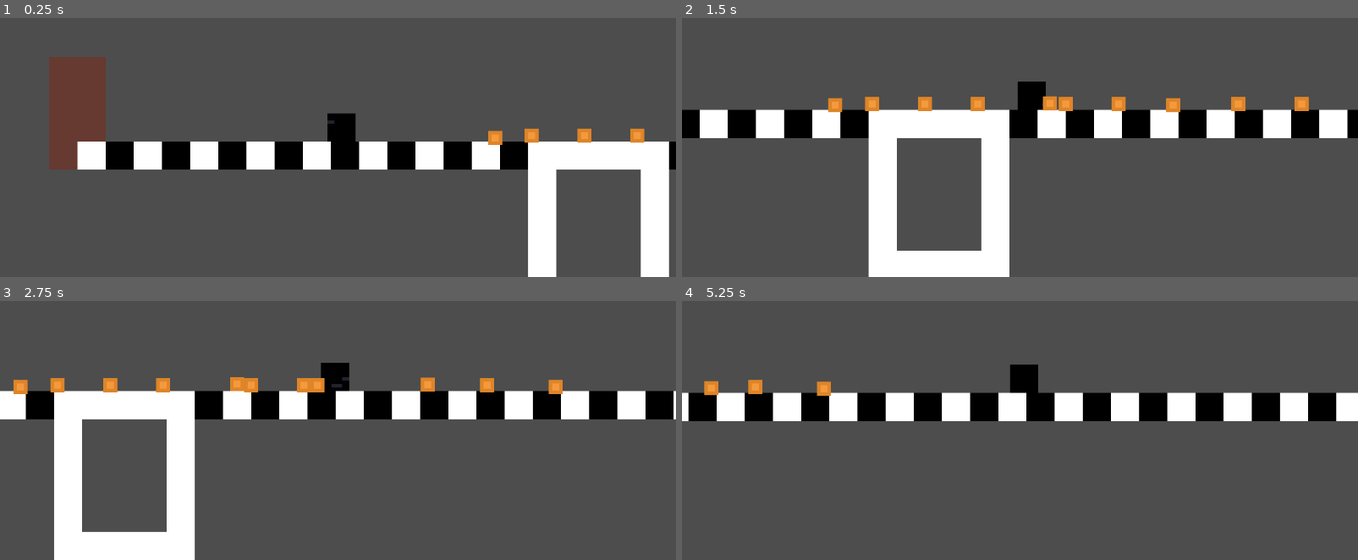
Above: before the commit, frames 1-4 (two rows, left to right).
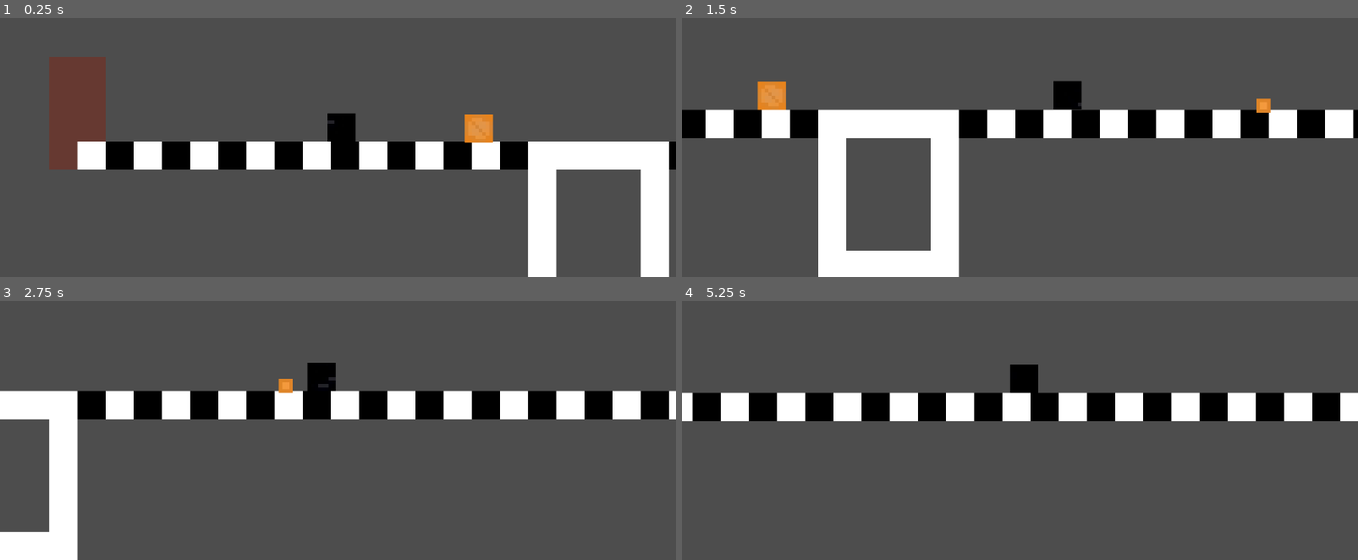
Above: after the commit, the same moments.

Repository: AzmainAhnaf/Speed-Jam-1
Game: Godot game, scene res://scenes/game.tscn
Two runs of this game, one before a commit and one after it. Both use one fixed random seed, a clock stepped at 60 frames per second and the inputs below.
Inputs:
- Up to frame 1 (0.25 s): no input
- Up to frame 2 (1.5 s): hold D (Move_right) from 0.53 s (still down); tap Space (Jump) at 0.77 s
- Up to frame 3 (2.75 s): tap Space (Jump) at 1.52 s; release D (Move_right) at 2.03 s; hold A (Move_left) from 2.03 s (still down)
- Up to frame 4 (5.25 s): release A (Move_left) at 2.78 s; hold D (Move_right) 2.78-4.28 s; tap Space (Jump) at 3.02, 3.77, 4.52 s; hold A (Move_left) 4.28-5.03 s; hold D (Move_right) from 5.03 s (still down)

The runs differ from the first frame. In frame 1, 0.9% of the frame differs, in the area x 68-96%, y 37-50%; in frame 2, 14%, in the area x 2-100%, y 24-100%; in frame 3, 10%; in frame 4, 2.2%.

Commit message:
Implemented movable box with rigidbody
heavier and bigger than small_box

Diff:
--- /dev/null
+++ b/scenes/box.tscn
@@ -0,0 +1,18 @@
+[gd_scene load_steps=4 format=3 uid="uid://ckelbqcvomnd5"]
+
+[ext_resource type="Script" path="res://scripts/small_box.gd" id="1_0snyy"]
+[ext_resource type="Texture2D" uid="uid://d0l2hw2gtv5lp" path="res://assets/sprites/Box.jpeg" id="1_bphe1"]
+
+[sub_resource type="RectangleShape2D" id="RectangleShape2D_4j584"]
+size = Vector2(8, 8)
+
+[node name="Box" type="RigidBody2D"]
+position = Vector2(9, 4)
+mass = 0.4
+script = ExtResource("1_0snyy")
+
+[node name="Sprite2D" type="Sprite2D" parent="."]
+texture = ExtResource("1_bphe1")
+
+[node name="CollisionShape2D" type="CollisionShape2D" parent="."]
+shape = SubResource("RectangleShape2D_4j584")
--- a/scenes/game.tscn
+++ b/scenes/game.tscn
@@ -1,9 +1,10 @@
-[gd_scene load_steps=7 format=3 uid="uid://ccsgrrqmusfgb"]
+[gd_scene load_steps=8 format=3 uid="uid://ccsgrrqmusfgb"]
 
 [ext_resource type="Script" path="res://scripts/restart.gd" id="1_jek2o"]
 [ext_resource type="PackedScene" uid="uid://dbec3d5jx4ugc" path="res://scenes/player.tscn" id="1_uouon"]
 [ext_resource type="Texture2D" uid="uid://src50b5lkno5" path="res://assets/sprites/Tileset.png" id="2_vbvfb"]
 [ext_resource type="PackedScene" uid="uid://iimeofyns3k8" path="res://scenes/small_box.tscn" id="3_dsomg"]
+[ext_resource type="PackedScene" uid="uid://ckelbqcvomnd5" path="res://scenes/box.tscn" id="5_ab147"]
 
 [sub_resource type="TileSetAtlasSource" id="TileSetAtlasSource_fhgqg"]
 resource_name = "white_tiles"
@@ -162,34 +163,7 @@
 layer_0/tile_data = PackedInt32Array(327670, 0, 0, 327671, 65536, 0, 327672, 0, 0, 327673, 65536, 0, 327674, 0, 0, 3276 …(1697 unchanged characters)…
 
 [node name="RigidBody2D" parent="." instance=ExtResource("3_dsomg")]
-position = Vector2(140, 86)
+position = Vector2(277, 84)
 
-[node name="RigidBody2D2" parent="." instance=ExtResource("3_dsomg")]
-position = Vector2(152, 86)
-
-[node name="RigidBody2D3" parent="." instance=ExtResource("3_dsomg")]
-position = Vector2(167, 86)
-
-[node name="RigidBody2D4" parent="." instance=ExtResource("3_dsomg")]
-position = Vector2(182, 86)
-
-[node name="RigidBody2D5" parent="." instance=ExtResource("3_dsomg")]
-position = Vector2(197, 86)
-
-[node name="RigidBody2D6" parent="." instance=ExtResource("3_dsomg")]
-position = Vector2(207, 86)
-
-[node name="RigidBody2D7" parent="." instance=ExtResource("3_dsomg")]
-position = Vector2(222, 86)
-
-[node name="RigidBody2D8" parent="." instance=ExtResource("3_dsomg")]
-position = Vector2(237, 86)
-
-[node name="RigidBody2D9" parent="." instance=ExtResource("3_dsomg")]
-position = Vector2(256, 86)
-
-[node name="RigidBody2D10" parent="." instance=ExtResource("3_dsomg")]
-position = Vector2(274, 86)
-
-[node name="RigidBody2D11" parent="." instance=ExtResource("3_dsomg")]
-position = Vector2(292, 86)
+[node name="Box" parent="." instance=ExtResource("5_ab147")]
+position = Vector2(137, 83)
--- a/scenes/small_box.tscn
+++ b/scenes/small_box.tscn
@@ -7,7 +7,7 @@
 size = Vector2(4, 4)
 
 [node name="RigidBody2D" type="RigidBody2D"]
-mass = 0.1
+mass = 0.2
 script = ExtResource("1_8olgx")
 
 [node name="Sprite2D" type="Sprite2D" parent="."]
--- /dev/null
+++ b/scripts/enemy.gd
@@ -0,0 +1,19 @@
+extends Node2D
+
+const SPEED = 60
+var direction = 1
+@onready var ray_cast_right = $RayCastRight
+@onready var ray_cast_left = $RayCastLeft
+@onready var animated_sprite = $AnimatedSprite2D
+
+# Called every frame. 'delta' is the elapsed time since the previous frame.
+func _process(delta):
+	if ray_cast_right.is_colliding():
+		direction = -1
+		animated_sprite.flip_h = true
+
+	if ray_cast_left.is_colliding():
+		direction = 1
+		animated_sprite.flip_h = false
+
+	position.x += direction * SPEED * delta
--- a/scripts/player.gd
+++ b/scripts/player.gd
@@ -4,7 +4,7 @@
 const SPEED = 150
 const JUMP_VELOCITY = -200.0
 const ACCELERATION = 20
-const PUSH = 2
+const PUSH = 20
 
 # Get the gravity from the project settings to be synced with RigidBody nodes.
 var gravity = ProjectSettings.get_setting("physics/2d/default_gravity")
